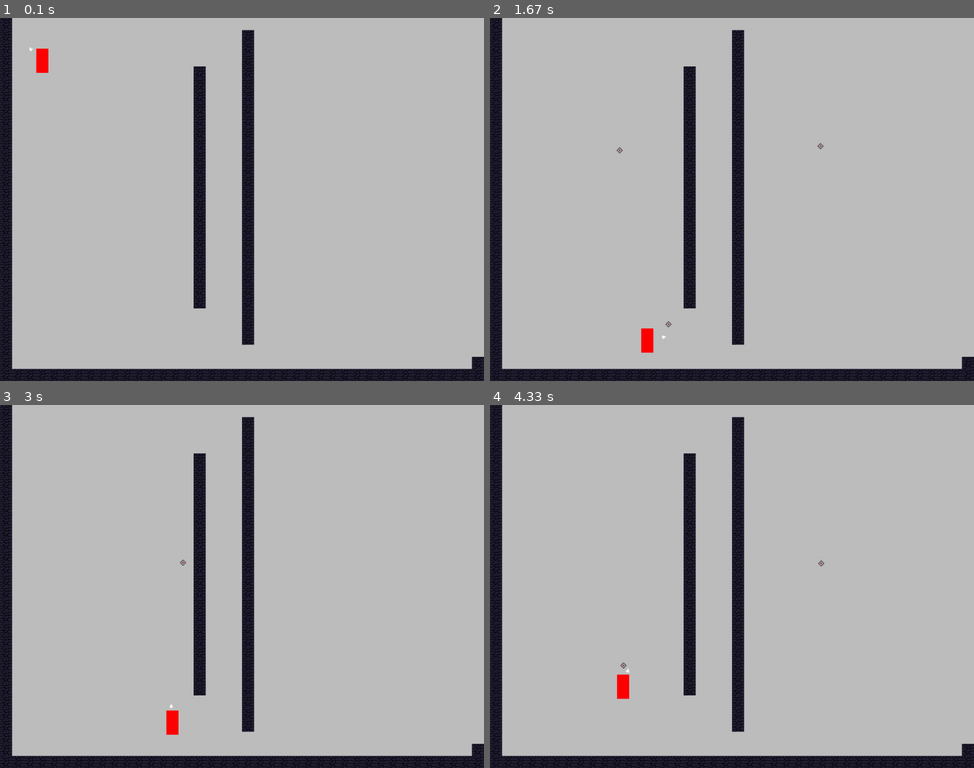
Above: before the commit, frames 1-4 (two rows, left to right).
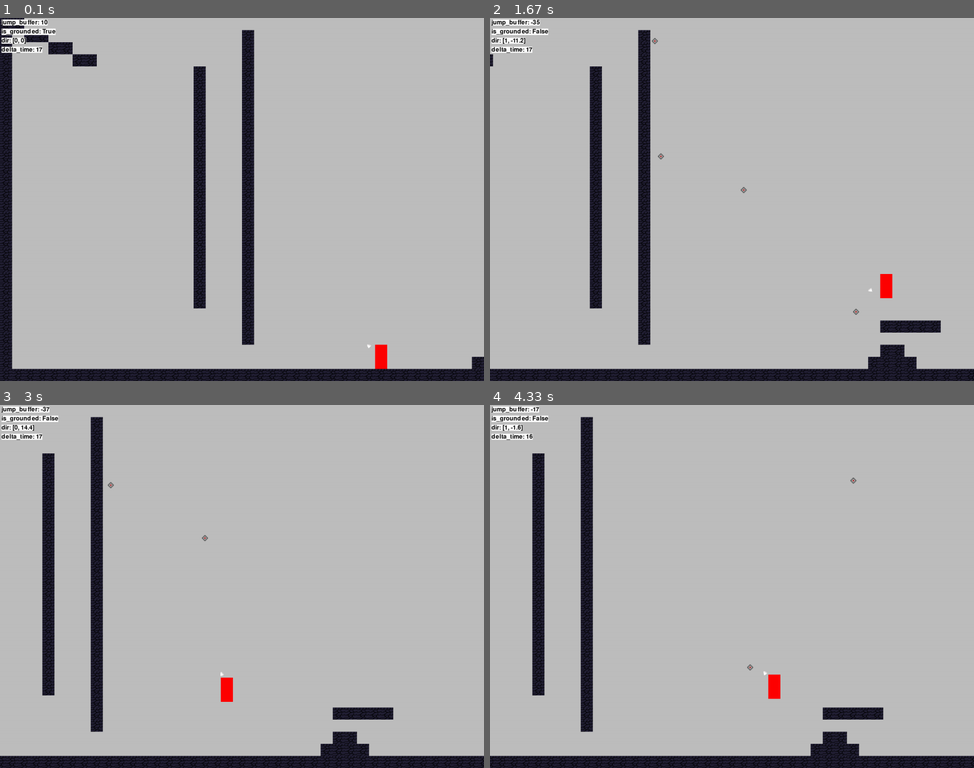
Above: after the commit, the same moments.

Repository: zyxwars/ninja
Game: pygame game, started from main.py
The game is run twice, just before and just after one commit, with the same random seed, the same clock (stepped at 60 frames per second) and the same inputs.
Inputs (mouse positions are in pixels of both pictures, inside the frame that each line leads up to):
- Up to frame 1 (0.1 s): no input
- Up to frame 2 (1.67 s): tap Space at 0.33, 1.07, 1.37, 1.57 s; press the mouse at (765, 170) at 0.7 s; move the mouse to (741, 217) at 0.8 s; release the mouse at (712, 264) at 0.93 s; hold D 1-1.47 s; click (635, 68) at 1.08 s; hold D from 1.5 s (still down); click (751, 319) at 1.58 s
- Up to frame 3 (3 s): tap Space at 1.87, 2.07, 2.37, 2.63, 2.93 s; release D at 1.97 s; hold A 2-2.53 s; click (82, 452) at 2.08 s; hold A 2.57-2.97 s; click (154, 473) at 2.65 s
- Up to frame 4 (4.33 s): hold D 3-3.63 s; tap Space at 3.07, 3.37, 3.73, 4.03, 4.23 s; click (751, 571) at 3.08 s; hold A 3.67-4.13 s; click (843, 532) at 3.75 s; hold D from 4.17 s (still down); click (669, 528) at 4.25 s

The runs differ from the first frame. In frame 1, 1.4% of the frame differs, in the area x 0-80%, y 0-97%; in frame 2, 13%; in frame 3, 13%; in frame 4, 13%, in the area x 0-100%, y 0-100%.

Commit message:
Add debugger

Diff:
--- /dev/null
+++ b/config.py
@@ -0,0 +1,12 @@
+SCREEN_WIDTH = 1280
+SCREEN_HEIGHT = 960
+
+# Player
+PLAYER_SPEED = 8
+PLAYER_GRAVITY = 0.8
+PLAYER_JUMP_SPEED = -16
+PLAYER_JUMP_BUFFER = 10
+
+# Player projectile
+PROJECTILE_SPEED = 16
+PROJECTILE_COOLDOWN = 10
--- /dev/null
+++ b/debug.py
@@ -0,0 +1,29 @@
+import pygame as pg
+
+
+class Debug():
+    def __init__(self):
+        pg.font.init()
+        self.font_size = 24
+        self.font = pg.font.Font(None, self.font_size)
+        self.surface = pg.display.get_surface()
+        self.tracked_dict = {}
+
+    def init(self):
+        self.surface = pg.display.get_surface()
+
+    def debug(self, key, value):
+        self.tracked_dict[key] = value
+
+    def update(self):
+        for i, tracked_item in enumerate(self.tracked_dict.items()):
+            debug_text = self.font.render(
+                f'{tracked_item[0]}: {tracked_item[1]}', True, 'black', 'white')
+            debug_rect = debug_text.get_rect(
+                topleft=(4, i * self.font_size + 4))
+
+            self.surface.blit(debug_text, debug_rect)
+
+
+# Singleton
+debug = Debug()
--- a/level/level.py
+++ b/level/level.py
@@ -2,6 +2,7 @@
 
 from player.player import Player
 from .tile import Tile
+import config
 
 
 class Level:
@@ -24,18 +25,23 @@
                             Player((col_index * 32, row_index*32), (64, 64)))
 
     def update(self):
-        if self.player.sprite.rect.x > 1000 and self.player.sprite.dir.x > 0:
+        world_shift = self.move_camera()
+
+        self.tiles.update(world_shift)
+        self.tiles.draw(self.surface)
+
+        self.player.sprite.update(self.tiles.sprites(), self.surface)
+        self.player.draw(self.surface)
+
+    def move_camera(self):
+        if self.player.sprite.rect.x > config.SCREEN_WIDTH * 0.8 and self.player.sprite.dir.x > 0:
             self.player.sprite.speed = 0
             world_shift = -8
-        elif self.player.sprite.rect.x < 200 and self.player.sprite.dir.x < 0:
+        elif self.player.sprite.rect.x < config.SCREEN_WIDTH * 0.2 and self.player.sprite.dir.x < 0:
             self.player.sprite.speed = 0
             world_shift = 8
         else:
             self.player.sprite.speed = 8
             world_shift = 0
 
-        self.tiles.update(world_shift)
-        self.tiles.draw(self.surface)
-
-        self.player.sprite.update(self.tiles.sprites(), self.surface)
-        self.player.draw(self.surface)
+        return world_shift
--- a/level/level.txt
+++ b/level/level.txt
@@ -1,7 +1,7 @@
-1
-100000000000000000001
-100200000000000000001
-100000000000000000001
+11
+101100000000000000001
+100011000000000000001
+100000110000000000001
 100000000000000010001
 100000000000000010001
 100000000000000010001
@@ -26,5 +26,5 @@
 100000000000000000001                   11111
 100000000000000000001
 10000000000000000000                    11
-10000000000000000000                   1111
+10000000000000000000           2       1111
 11111111111111111111111111111111111111111111111111111111111111111
--- a/level/tile.py
+++ b/level/tile.py
@@ -1,4 +1,5 @@
 import pygame as pg
+
 
 
 class Tile(pg.sprite.Sprite):
--- a/main.py
+++ b/main.py
@@ -1,15 +1,18 @@
 import pygame as pg
 
 from level.level import Level
-
-SCREEN_WIDTH = 1280
-SCREEN_HEIGHT = 960
+from debug import debug
+import config
+import pygame_data
 
 pg.init()
-screen = pg.display.set_mode((SCREEN_WIDTH, SCREEN_HEIGHT))
+screen = pg.display.set_mode((config.SCREEN_WIDTH, config.SCREEN_HEIGHT))
+# Load display surface after it is created
+debug.init()
 clock = pg.time.Clock()
 
 level = Level(screen)
+
 
 while True:
     for e in pg.event.get():
@@ -19,5 +22,6 @@
     screen.fill('gray')
     level.update()
 
+    debug.update()
     pg.display.update()
-    clock.tick(60)
+    pygame_data.delta_time = clock.tick(60)
--- a/player/player.py
+++ b/player/player.py
@@ -1,7 +1,9 @@
 import pygame as pg
-import os
 
 from .projectile_indicator import ProjectileIndicator
+import config
+from debug import debug
+import pygame_data
 
 
 class Player(pg.sprite.Sprite):
@@ -11,9 +13,10 @@
         self.image.fill('red')
         self.rect = self.image.get_rect(topleft=pos)
         self.dir = pg.math.Vector2(0, 0)
-        self.speed = 8
-        self.gravity = 0.8
-        self.jump_speed = -16
+        self.speed = config.PLAYER_SPEED
+        self.gravity = config.PLAYER_GRAVITY
+        self.jump_speed = config.PLAYER_JUMP_SPEED
+        self.jump_buffer = config.PLAYER_JUMP_BUFFER
         self.is_grounded = False
         self.jumped_from_wall = False
         self.jumped_from_right_wall = False
@@ -21,8 +24,6 @@
         self.is_touching_right_wall = False
         self.projectile_indicator = pg.sprite.GroupSingle()
         self.projectile_indicator.add(ProjectileIndicator())
-
-        print(__file__)
 
     def load_images(self, image_name, number_of_images, animation_list, size):
         for i in range(number_of_images):
@@ -32,13 +33,20 @@
             animation_list.append(image)
 
     def update(self, tiles, surface):
+        self.debug()
         self.get_input()
         self.move_horizontal(tiles)
         self.move_vertical(tiles)
         self.animate()
 
-        self.projectile_indicator.update(self.rect.center, surface)
+        self.projectile_indicator.update(self.rect.center, tiles, surface)
         self.projectile_indicator.draw(surface)
+
+    def debug(self):
+        debug.debug('jump_buffer', self.jump_buffer)
+        debug.debug('is_grounded', self.is_grounded)
+        debug.debug('dir', self.dir)
+        debug.debug('delta_time', pygame_data.delta_time)
 
     def get_input(self):
         keys = pg.key.get_pressed()
@@ -51,26 +59,7 @@
             self.dir.x = 0
 
         if keys[pg.K_SPACE]:
-            if self.is_grounded:
-                self.dir.y = self.jump_speed
-                self.jumped_from_right_wall = False
-                self.jumped_from_wall = False
-            elif self.is_touching_wall:
-                if self.is_touching_right_wall:
-                    if self.jumped_from_right_wall and self.jumped_from_wall:
-                        return
-                    self.dir.y = self.jump_speed
-                    self.jumped_from_right_wall = True
-                else:
-                    if not self.jumped_from_right_wall and self.jumped_from_wall:
-                        return
-                    self.dir.y = self.jump_speed
-                    self.jumped_from_right_wall = False
-
-                self.jumped_from_wall = True
-
-        if pg.mouse.get_pressed()[0]:
-            self.is_attacking = True
+            self.jump()
 
     def move_horizontal(self, tiles):
         self.rect.x += self.dir.x * self.speed
@@ -89,6 +78,7 @@
     def move_vertical(self, tiles):
         self.apply_gravity()
         self.is_grounded = False
+        self.jump_buffer -= 1
 
         for tile in tiles:
             if tile.rect.colliderect(self.rect):
@@ -96,6 +86,7 @@
                     self.rect.bottom = tile.rect.top
                     self.dir.y = 0
                     self.is_grounded = True
+                    self.jump_buffer = config.PLAYER_JUMP_BUFFER
                 if self.dir.y < 0:
                     self.rect.top = tile.rect.bottom
                     self.dir.y = 0
@@ -104,5 +95,25 @@
         self.dir.y += self.gravity
         self.rect.y += self.dir.y
 
+    def jump(self):
+        if self.is_grounded or self.jump_buffer > 0:
+            self.dir.y = self.jump_speed
+            self.jumped_from_right_wall = False
+            self.jumped_from_wall = False
+            self.jump_buffer = 0
+        elif self.is_touching_wall:
+            if self.is_touching_right_wall:
+                if self.jumped_from_right_wall and self.jumped_from_wall:
+                    return
+                self.dir.y = self.jump_speed
+                self.jumped_from_right_wall = True
+            else:
+                if not self.jumped_from_right_wall and self.jumped_from_wall:
+                    return
+                self.dir.y = self.jump_speed
+                self.jumped_from_right_wall = False
+
+            self.jumped_from_wall = True
+
     def animate(self):
         pass
--- /dev/null
+++ b/player/player_config.py
@@ -0,0 +1,3 @@
+speed = 8
+gravity = 0.8
+jump_speed = -16
--- a/player/projectile.py
+++ b/player/projectile.py
@@ -1,4 +1,6 @@
 import pygame as pg
+
+import config
 
 
 class Projectile(pg.sprite.Sprite):
@@ -10,8 +12,11 @@
         self.rect = self.image.get_rect(topleft=player_pos)
         self.dir = (pg.math.Vector2(
             mouse_pos) - pg.math.Vector2(player_pos)).normalize()
-        self.speed = 16
+        self.speed = config.PROJECTILE_SPEED
 
     def update(self):
+        self.move()
+
+    def move(self):
         self.rect.x += self.dir.x * self.speed
         self.rect.y += self.dir.y * self.speed
--- a/player/projectile_indicator.py
+++ b/player/projectile_indicator.py
@@ -2,6 +2,7 @@
 import math
 
 from .projectile import Projectile
+import config
 
 
 class ProjectileIndicator(pg.sprite.Sprite):
@@ -13,10 +14,21 @@
         self.image_original = self.image
         self.rect = self.image.get_rect()
         self.projectiles = pg.sprite.Group()
-        self.max_projectile_cooldown = 15
-        self.projectile_cooldown = 0
+        self.projectile_cooldown = config.PROJECTILE_COOLDOWN
 
-    def update(self, player_pos, surface):
+    def update(self, player_pos, tiles, surface):
+        self.animate(player_pos)
+
+        if pg.mouse.get_pressed()[0] and self.projectile_cooldown < 0:
+            self.shoot_projectile(player_pos)
+
+        self.projectile_cooldown -= 1
+
+        self.collide_projectiles(tiles)
+        self.projectiles.update()
+        self.projectiles.draw(surface)
+
+    def animate(self, player_pos):
         distance_vector = pg.math.Vector2(
             pg.mouse.get_pos()) - pg.math.Vector2(player_pos)
         angle = math.degrees(
@@ -26,12 +38,11 @@
         self.rect = self.image.get_rect(
             center=player_pos)
 
-        if pg.mouse.get_pressed()[0] and self.projectile_cooldown < 0:
-            self.projectiles.add(Projectile(
-                player_pos, pg.mouse.get_pos()))
-            self.projectile_cooldown = self.max_projectile_cooldown
+    def shoot_projectile(self, player_pos):
+        self.projectiles.add(Projectile(
+            player_pos, pg.mouse.get_pos()))
+        self.projectile_cooldown = config.PROJECTILE_COOLDOWN
 
-        self.projectile_cooldown -= 1
-
-        self.projectiles.update()
-        self.projectiles.draw(surface)
+    def collide_projectiles(self, tiles):
+        colliding_projectiles = pg.sprite.groupcollide(
+            tiles, self.projectiles, False, True)
--- /dev/null
+++ b/pygame_data.py
@@ -0,0 +1 @@
+delta_time = 0
Not shown, changed: TODO.md
